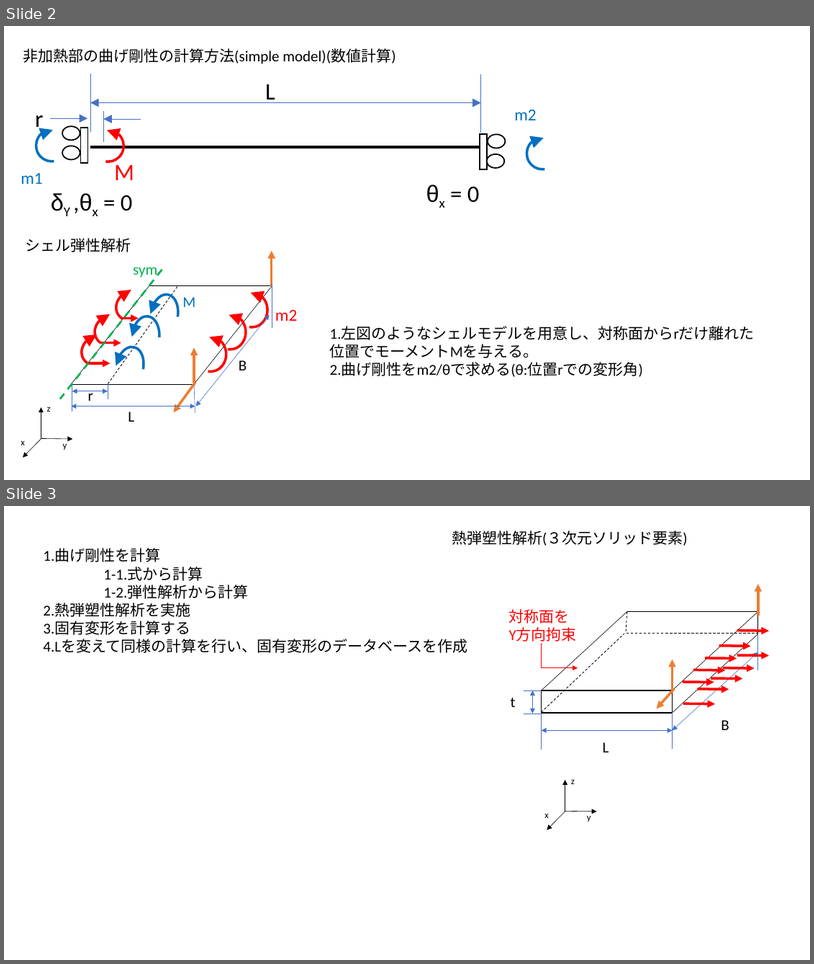
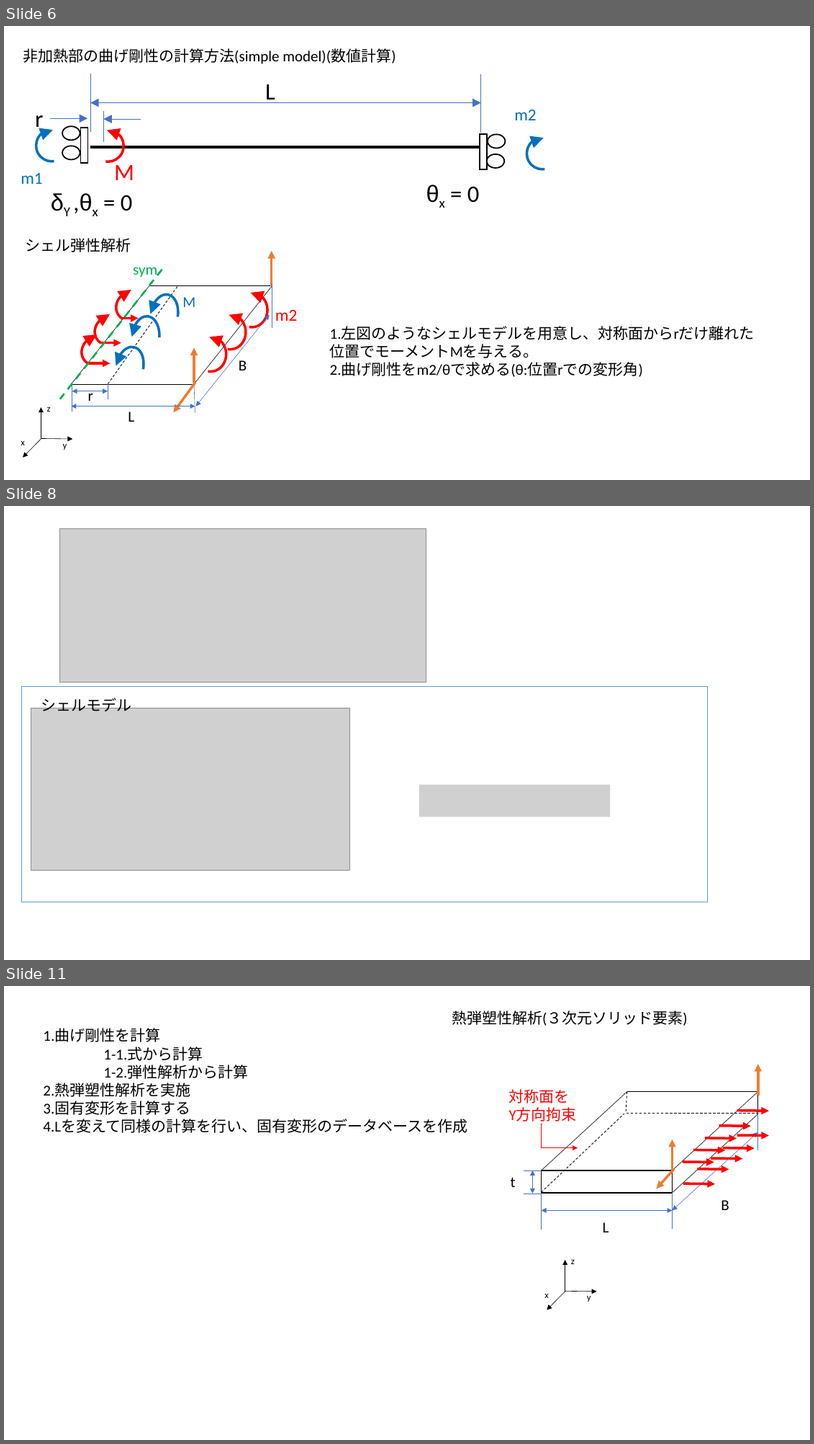
Before and after one commit to yuki0083/research, a slide deck: 剛性計算方法.pptx. Shown one above the other, each under a label of ours: slides 2 and 3 before the commit, slides 6, 8 and 11 after it; the slides between them are not shown. The pictures are 814x964 and 814x1444 pixels, drawn with LibreOffice and Linux fonts; fonts in the diff are those of the drawing; grey boxes stand for pictures. Boxes give left, top, right and bottom in pixels: in the first picture for what was removed or moved away, otherwise in the second. Text is boxed around its words. In the diff, an @@ line names an element or a change of style, - is before the commit and + after.

```diff
--- a/剛性計算方法.pptx
+++ b/剛性計算方法.pptx
@@ slide 8 added at (4, 506, 810, 960), background #FFFFFF @@
@@ picture added at (59, 528, 426, 682) @@
@@ rectangle added at (22, 687, 709, 901), fill #FFFFFF, outline #5B9BD5 1 pt @@
@@ text added at (41, 698, 131, 714), 18 pt, text #000000 @@
+シェルモデル
@@ picture added at (31, 708, 350, 870) @@
@@ picture added at (419, 784, 611, 816) @@
@@ what was slide 2 is now slide 6 @@
@@ what was slide 3 is now slide 11 @@
```
Also in this commit, not shown: 2 slides changed, 7 other slides added, 1 slide removed, 2 other files.
